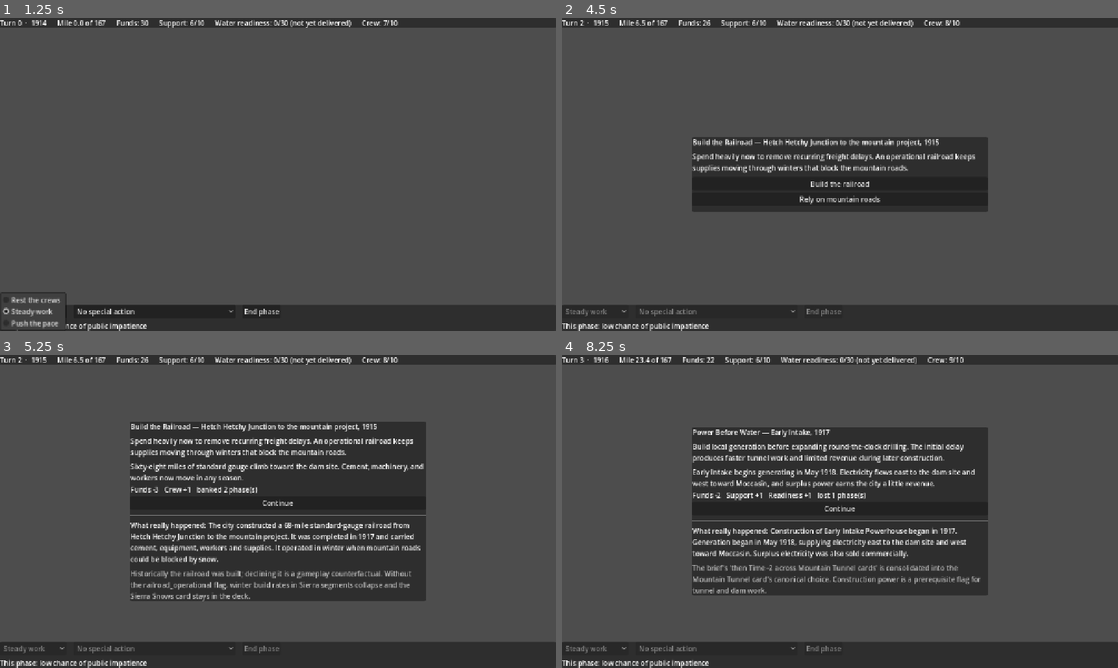
Above: before the commit, frames 1-4 (two rows, left to right).
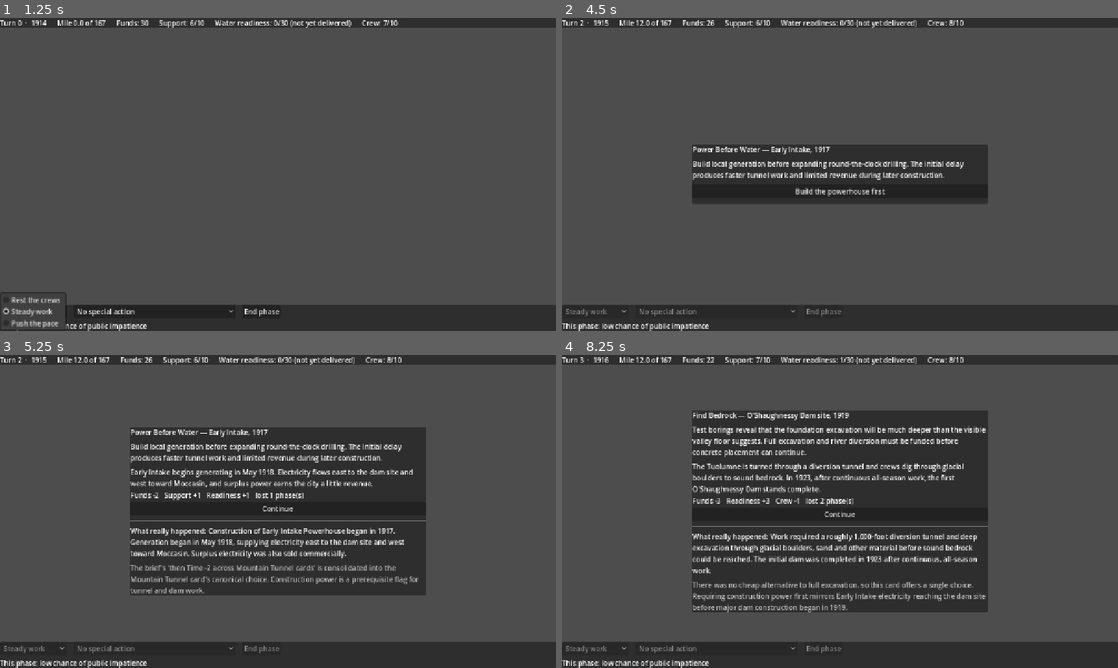
Above: after the commit, the same moments.

Repository: boxwrench/Hetchy-Trail
Game: Godot game, scene res://scenes/journey/journey.tscn
Two runs of this game, one before a commit and one after it. Both use one fixed random seed, a clock stepped at 60 frames per second and the inputs below.
Inputs:
- Up to frame 1 (1.25 s): click "Steady work" at 0.5 s
- Up to frame 2 (4.5 s): click "End phase" at 1.25 s; click "Build the full road and sawmi…" at 2 s; click "Continue" at 2.75 s; click "Steady work" at 3.5 s; click "End phase" at 4.25 s
- Up to frame 3 (5.25 s): click "Build the railroad" (after the commit: "Build the powerhouse first") at 5 s
- Up to frame 4 (8.25 s): click "Continue" at 5.75 s; click "Steady work" at 6.5 s; click "End phase" at 7.25 s; click "Build the powerhouse first" (after the commit: "Fund full excavation and rive…") at 8 s

Frame 1 is identical in both runs. In frame 2, 6.1% of the frame differs, in the area x 13-77%, y 0-62%; in frame 3, 13%; in frame 4, 16%, in the area x 13-77%, y 0-83%.

Commit message:
feat: six workfronts replace the linear card spine
Each turn the player works one of six fronts. Progress lives in GameState as a
float array parallel to segments; miles_built becomes the length-weighted sum,
an honest aggregate rather than an independent counter.

Cards are re-anchored to fire at progress thresholds within their own front,
derived from mile_start with no data changes -- the 15 fixed cards distribute
3/2/2/2/3/3 and each front's last card still grants its completion flag.
EventCard.is_available drops its miles parameter: the 0-167 counter is now an
aggregate across six parallel fronts and cannot say where work is happening.

A front stays selectable until its fixed cards have fired, not merely until its
progress reads 100%. Only one fixed card is drawn per turn, so a front that
completes in two turns could not fire three cards -- and the Pulgas connection
was locked out while every front showed complete. Every run reached mile 167 and
then lost to the deadline.

Tuned: FRONT_BASE_PROGRESS 0.45, BOND_FUNDS_GAIN 24->18, NO_RAILROAD_FACTOR
0.7 applied only beyond the railhead. Canonical play completes in 20 turns at
matched_history with 8 funds to spare.

Co-Authored-By: Claude Opus 5 <noreply@anthropic.com>

Diff:
--- a/autoload/event_manager.gd
+++ b/autoload/event_manager.gd
@@ -27,6 +27,36 @@
 const LOW_SUPPORT_THRESHOLD := 4        # support at/below this amplifies impatience
 const LOW_METER_RISK_BONUS := 0.25      # added chance when the relevant meter is low
 # ----------------------------------------------------------------------------
+
+## Which front a card belongs to, derived from its mile_start. Verified against
+## the deck: this distributes the 15 fixed cards 3/2/2/2/3/3 across the six
+## fronts, with each front's last card granting that front's completion_flag.
+func front_of_card(card: EventCard) -> int:
+	for i in GameState.segments.size():
+		if GameState.segments[i].contains(float(card.mile_start)):
+			return i
+	return GameState.segments.size() - 1
+
+
+## True while a front still owes fixed cards, whatever its progress. A front
+## that completes faster than its cards can fire -- only one fixed card is drawn
+## per turn -- must stay selectable, or its last card is locked out forever.
+## That is how the Pulgas connection became unreachable while every front read
+## 100%% complete.
+func front_has_pending_fixed(front: int) -> bool:
+	for card in _fixed_cards_for_front(front):
+		if not drawn_ids.has(card.event_id):
+			return true
+	return false
+
+
+## The fixed cards belonging to one front, in filename order.
+func _fixed_cards_for_front(front: int) -> Array[EventCard]:
+	var out: Array[EventCard] = []
+	for card in deck:
+		if card.is_fixed and front_of_card(card) == front:
+			out.append(card)
+	return out
 
 var deck: Array[EventCard] = []
 var drawn_ids: Dictionary = {}        # StringName -> true
@@ -77,18 +107,46 @@
 	GameState.apply_choice(choice)
 
 
-# --- internals ---------------------------------------------------------------
-
+## Cards eligible this turn. Fixed cards are gated by progress on their OWN
+## front rather than by a global mile counter: a front with three cards fires
+## them at 1/3, 2/3 and completion. This is what makes working a front, rather
+## than waiting for the next link in a chain, the thing that advances the game.
 func _available_cards() -> Array[EventCard]:
 	var out: Array[EventCard] = []
 	for card in deck:
 		if card.hazard_kind != &"":
-			continue   # hazards are drawn only by the pace-risk roll (see try_draw)
+			continue
 		if drawn_ids.has(card.event_id):
 			continue
-		if card.is_available(GameState.miles_built, GameState.flags):
-			out.append(card)
+		# A card belongs to a front, and is only eligible while that front is the
+		# one being worked. Mile-based availability is incoherent now that
+		# miles_built is an aggregate across six parallel fronts rather than the
+		# position of a single moving front -- under it, the railroad card
+		# (mile_end 20) would expire as soon as any two fronts totalled 20 miles.
+		if front_of_card(card) != GameState.current_front:
+			continue
+		if not card.is_available(GameState.flags):
+			continue
+		if card.is_fixed and not _threshold_reached(card):
+			continue
+		out.append(card)
 	return out
+
+
+## True when the card's own front has advanced far enough to earn it.
+## Spread across the front: the FIRST card fires as soon as the front is worked
+## at all, the LAST at completion, the rest evenly between. Requiring progress
+## before the first card would mean no front could ever start.
+func _threshold_reached(card: EventCard) -> bool:
+	var front := front_of_card(card)
+	var siblings := _fixed_cards_for_front(front)
+	var position := siblings.find(card)
+	if position < 0 or siblings.is_empty():
+		return true
+	if siblings.size() == 1:
+		return GameState.front_progress[front] >= 1.0 - 0.0001
+	var needed := float(position) / float(siblings.size() - 1)
+	return GameState.front_progress[front] >= needed - 0.0001
 
 
 func _draw(card: EventCard) -> EventCard:
@@ -148,7 +206,7 @@
 			continue
 		if drawn_ids.has(card.event_id):
 			continue
-		if card.is_available(GameState.miles_built, GameState.flags):
+		if card.is_available(GameState.flags):
 			out.append(card)
 	return out
 
--- a/autoload/game_state.gd
+++ b/autoload/game_state.gd
@@ -68,17 +68,34 @@
 const REST_CREW_DRIFT := 1            # crew change per rest phase
 const PHASE_OVERHEAD := 1             # funds spent every phase
 const PUMPING_SURCHARGE := 1          # extra per-phase cost if pumps were chosen
-## Sierra divisions build at this fraction until the railroad is operational.
-## Division-scoped, not calendar-scoped -- it is what makes the railroad worth
-## building now that the game no longer tracks winter.
-const NO_RAILROAD_FACTOR := 0.4
+## Fronts beyond the railhead build slower until the railroad runs. Kept mild:
+## railroad_operational comes from a weighted texture card that may never be
+## drawn, so this must be an incentive, not a trap.
+const NO_RAILROAD_FACTOR := 0.7
+
+## TUNING KNOB (Task 1 Step 9). Progress a front gains in one STEADY turn
+## before its build_rate_modifier and crew factor apply. Six fronts across a
+## 24-turn budget means roughly four turns each.
+const FRONT_BASE_PROGRESS := 0.45
+const PACE_FACTOR := {
+	Pace.REST: 0.0,
+	Pace.STEADY: 1.0,
+	Pace.PUSHED: 1.6,
+}
+## Fronts 2 and 3 wait on power earlier fronts provide. Fronts 4, 5 and 6 are
+## deliberately ungated: historically they were gated by money and political
+## priority, not permission, which the funds and turn budget already model.
+const FRONT_REQUIRES := {
+	1: &"construction_power_available",
+	2: &"moccasin_power_available",
+}
 
 const BOND_MIN_SUPPORT := 4           # support needed to issue a bond
 ## A campaign authorizes two major bond measures, echoing the 1910 and 1928
 ## issues -- large and rare, not an unlimited supply of small ones. This is
 ## what funds a 24-phase campaign against -34 funds of canonical card costs
 ## and -24 of phase overhead.
-const BOND_FUNDS_GAIN := 20
+const BOND_FUNDS_GAIN := 18
 const BOND_SUPPORT_COST := 1
 const MAX_BOND_ISSUES := 2
 const OUTREACH_FUNDS_COST := 1
@@ -110,7 +127,9 @@
 var public_support: int = START_SUPPORT
 var water_readiness: int = 0
 var crew_wellbeing: int = START_CREW
-var miles_built: float = 0.0
+var miles_built: float = 0.0          # derived aggregate; see _recompute_miles()
+var front_progress: Array[float] = [] # 0.0-1.0 per segment, parallel to segments
+var current_front: int = 0            # the front the player works this turn
 var phase: int = 0                    # calendar time: turns + card delays
 var turn: int = 0                     # player decisions taken
 var work_pace: int = Pace.STEADY
@@ -133,6 +152,10 @@
 	water_readiness = 0
 	crew_wellbeing = START_CREW
 	miles_built = 0.0
+	front_progress.clear()
+	for i in segments.size():
+		front_progress.append(0.0)
+	current_front = 0
 	phase = 0
 	turn = 0
 	work_pace = Pace.STEADY
@@ -143,13 +166,44 @@
 	_emit_all()
 
 
+func front_count() -> int:
+	return segments.size()
+
+
+## A front is workable once the flag that opens it has been granted. Fronts
+## without an entry in FRONT_REQUIRES are open from turn one.
+func front_is_open(index: int) -> bool:
+	if index < 0 or index >= segments.size():
+		return false
+	if not FRONT_REQUIRES.has(index):
+		return true
+	return has_flag(FRONT_REQUIRES[index])
+
+
+## Chooses the front to work this turn. Returns false when the front is closed
+## or out of range, so the caller can refuse the input.
+func set_front(index: int) -> bool:
+	if game_over or not front_is_open(index):
+		return false
+	current_front = index
+	return true
+
+
+## Every front finished. Not the win condition -- that stays SYSTEM_FLAGS.
+func all_fronts_complete() -> bool:
+	for p in front_progress:
+		if p < 1.0:
+			return false
+	return true
+
+
 ## Advances one phase: build, crew drift, phase overhead, calendar, end check.
 ## Called once per turn by Journey, after the player's decisions are applied.
 func advance_turn() -> void:
 	if game_over:
 		return
 	turn += 1
-	_build_miles(1)
+	_work_front(1)
 	match work_pace:
 		Pace.PUSHED:
 			_set_crew(crew_wellbeing + PUSHED_CREW_DRIFT)
@@ -227,7 +281,7 @@
 		for i in choice.time_delta_seasons:
 			_advance_calendar()
 	elif choice.time_delta_seasons < 0:
-		_build_miles(-choice.time_delta_seasons)
+		_work_front(-choice.time_delta_seasons)
 	_check_end_conditions()
 
 
@@ -247,13 +301,6 @@
 		if not flags.has(flag):
 			return false
 	return true
-
-
-func current_segment() -> RouteSegment:
-	for segment in segments:
-		if segment.contains(miles_built):
-			return segment
-	return segments.back() if not segments.is_empty() else null
 
 
 ## Display year derived from the phase counter: 24 phases span 1914-1934.
@@ -280,15 +327,32 @@
 
 # --- internals ---------------------------------------------------------------
 
-func _build_miles(phase_count: int) -> void:
-	var segment := current_segment()
-	if segment == null:
-		return
-	var rate: float = MILES_PER_PHASE[work_pace] * segment.build_rate_modifier
-	rate *= _crew_factor()
-	if segment.winter_sensitive and not has_flag(&"railroad_operational"):
-		rate *= NO_RAILROAD_FACTOR
-	miles_built = minf(miles_built + rate * phase_count, TOTAL_MILES)
+## Advances the front the player chose this turn. Only that front moves.
+func _work_front(phase_count: int) -> void:
+	if current_front < 0 or current_front >= segments.size():
+		return
+	if not front_is_open(current_front):
+		return
+	var segment := segments[current_front]
+	var gain: float = FRONT_BASE_PROGRESS * float(PACE_FACTOR[work_pace])
+	gain *= segment.build_rate_modifier
+	gain *= _crew_factor()
+	# Front 0 is the railhead itself; only fronts beyond it wait on the line.
+	if current_front > 0 and segment.winter_sensitive and not has_flag(&"railroad_operational"):
+		gain *= NO_RAILROAD_FACTOR
+	front_progress[current_front] = minf(
+		front_progress[current_front] + gain * float(phase_count), 1.0)
+	_recompute_miles()
+
+
+## miles_built is the length-weighted sum of front progress -- an honest
+## aggregate of what has been built, not an independent counter.
+func _recompute_miles() -> void:
+	var total := 0.0
+	for i in segments.size():
+		var seg := segments[i]
+		total += front_progress[i] * float(seg.end_mile - seg.start_mile)
+	miles_built = minf(total, TOTAL_MILES)
 	miles_changed.emit(miles_built)
 
 
--- a/resources/event_card.gd
+++ b/resources/event_card.gd
@@ -42,11 +42,11 @@
 @export_multiline var assumption_note: String = ""
 
 
-func is_available(miles: float, flags: Dictionary) -> bool:
-	if miles < float(mile_start):
-		return false
-	if not is_fixed and miles > float(mile_end):
-		return false
+## Flag gating only. Location is now the card's FRONT, checked by EventManager:
+## mile_start still assigns a card to its front, but the 0-167 counter is an
+## aggregate of six parallel fronts and cannot say where work is happening.
+## Expiring cards on it would retire the railroad card before it could fire.
+func is_available(flags: Dictionary) -> bool:
 	for flag in required_flags:
 		if not flags.has(flag):
 			return false
--- a/tools/sim_test.gd
+++ b/tools/sim_test.gd
@@ -29,12 +29,13 @@
 			break
 		turns += 1
 		GameState.work_pace = GameState.Pace.STEADY
-		if GameState.funds <= 2 and GameState.public_support >= GameState.BOND_MIN_SUPPORT:
+		if GameState.funds <= 8 and GameState.public_support >= GameState.BOND_MIN_SUPPORT:
 			GameState.take_action(&"issue_bond")
 		elif GameState.public_support <= 3 and GameState.funds >= 2:
 			GameState.take_action(&"outreach")
 		elif GameState.crew_wellbeing <= 3 and GameState.funds >= 2:
 			GameState.take_action(&"improve_camp")
+		GameState.set_front(_pick_front())
 		GameState.advance_turn()
 		if GameState.game_over:
 			break
@@ -91,6 +92,7 @@
 		if GameState.game_over:
 			break
 		GameState.work_pace = pace
+		GameState.set_front(_pick_front())
 		GameState.advance_turn()
 		if GameState.game_over:
 			break
@@ -116,6 +118,19 @@
 			GameState.take_action(&"issue_bond")
 		else:
 			GameState.take_action(&"outreach")
+		GameState.set_front(_pick_front())
 		GameState.advance_turn()
 		peak = maxi(peak, GameState.funds)
 	return peak
+
+
+## Canonical allocation: work the lowest-numbered open, unfinished front. This
+## follows the historical build order and is the baseline the balance probe
+## measures other strategies against.
+func _pick_front() -> int:
+	for i in GameState.front_count():
+		if not GameState.front_is_open(i):
+			continue
+		if GameState.front_progress[i] < 1.0 or EventManager.front_has_pending_fixed(i):
+			return i
+	return 0
--- a/tools/smoke_test.gd
+++ b/tools/smoke_test.gd
@@ -8,6 +8,7 @@
 
 func _ready() -> void:
 	_check_phase_calendar()
+	_check_workfronts()
 	_check_economy()
 	_check_content_pipeline()
 	_check_card_art()
@@ -95,8 +96,10 @@
 func _check_first_turn() -> void:
 	GameState.new_game()
 	EventManager.reset()
-	# The turn may queue a hazard ahead of the milestone, so the spine card is
-	# the LAST entry, not necessarily the only one.
+	# A card now fires because its front was worked, so work one first.
+	GameState.set_front(0)
+	GameState.work_pace = GameState.Pace.STEADY
+	GameState.advance_turn()
 	var queue := EventManager.try_draw_queue()
 	check(not queue.is_empty() and queue.back().event_id == &"cut_the_first_road",
 		"the first milestone card is Cut the First Road")
@@ -290,3 +293,52 @@
 	panel.queue_free()
 	GameState.new_game()
 	EventManager.reset()
+
+
+## The six fronts, their gating, and the progress model.
+func _check_workfronts() -> void:
+	GameState.new_game()
+	check(GameState.front_count() == 6, "six workfronts (got %d)" % GameState.front_count())
+	check(GameState.front_progress.size() == 6, "one progress entry per front")
+	for p in GameState.front_progress:
+		check(p == 0.0, "every front starts at zero progress")
+	# Fronts 1, 4, 5 and 6 (0-indexed 0, 3, 4, 5) are open from turn one.
+	check(GameState.front_is_open(0), "front 1 is open immediately")
+	check(GameState.front_is_open(3), "front 4 is open immediately")
+	check(GameState.front_is_open(4), "front 5 is open immediately")
+	check(GameState.front_is_open(5), "front 6 is open immediately")
+	# Fronts 2 and 3 are gated on flags earlier fronts grant.
+	check(not GameState.front_is_open(1), "front 2 is closed until power exists")
+	check(not GameState.front_is_open(2), "front 3 is closed until Moccasin power exists")
+	check(not GameState.set_front(1), "a closed front cannot be selected")
+	GameState.grant_flag(&"construction_power_available")
+	check(GameState.front_is_open(1), "granting power opens front 2")
+	check(GameState.set_front(1), "an open front can be selected")
+	# Working a front advances only that front.
+	GameState.new_game()
+	GameState.set_front(0)
+	GameState.work_pace = GameState.Pace.STEADY
+	GameState.advance_turn()
+	check(GameState.front_progress[0] > 0.0, "working front 1 advances it")
+	check(GameState.front_progress[3] == 0.0, "working front 1 leaves front 4 alone")
+	check(GameState.miles_built > 0.0, "front progress raises the mile aggregate")
+	# Pushing beats steady on the same front.
+	GameState.new_game()
+	GameState.set_front(0)
+	GameState.work_pace = GameState.Pace.STEADY
+	GameState.advance_turn()
+	var steady: float = GameState.front_progress[0]
+	GameState.new_game()
+	GameState.set_front(0)
+	GameState.work_pace = GameState.Pace.PUSHED
+	GameState.advance_turn()
+	check(GameState.front_progress[0] > steady, "pushing advances a front faster than steady")
+	# A front caps at 1.0 and never exceeds it.
+	GameState.new_game()
+	GameState.set_front(0)
+	for i in 40:
+		GameState.work_pace = GameState.Pace.PUSHED
+		GameState.advance_turn()
+	check(GameState.front_progress[0] <= 1.0, "front progress never exceeds 1.0")
+	GameState.new_game()
+	EventManager.reset()
